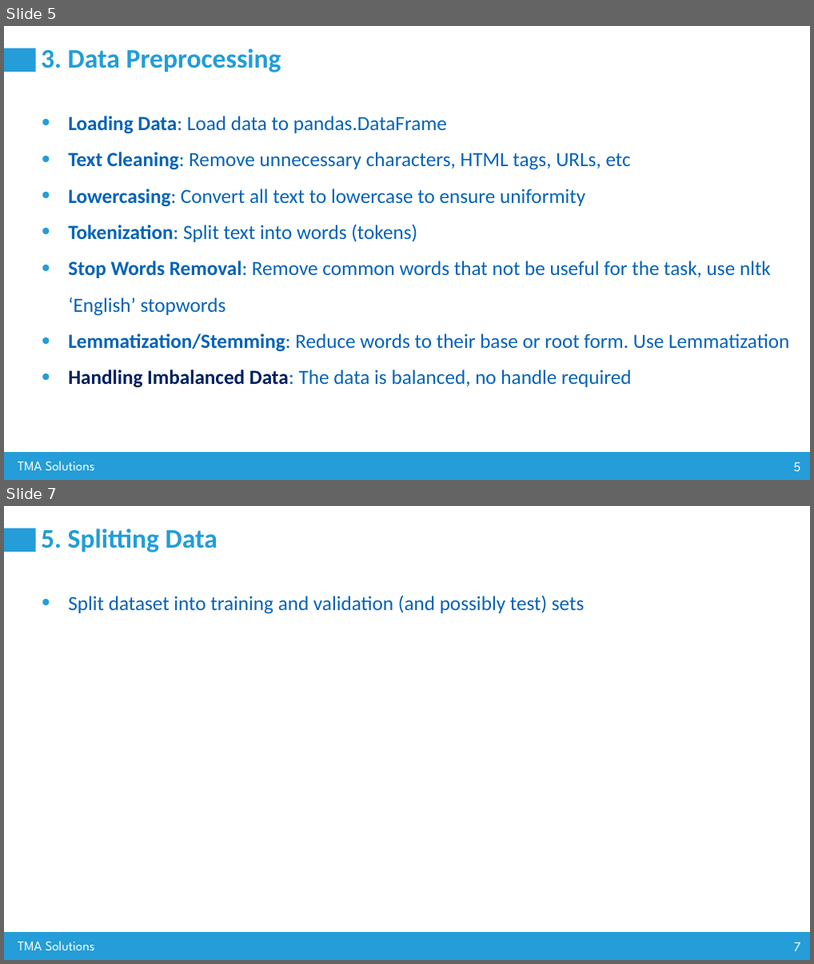
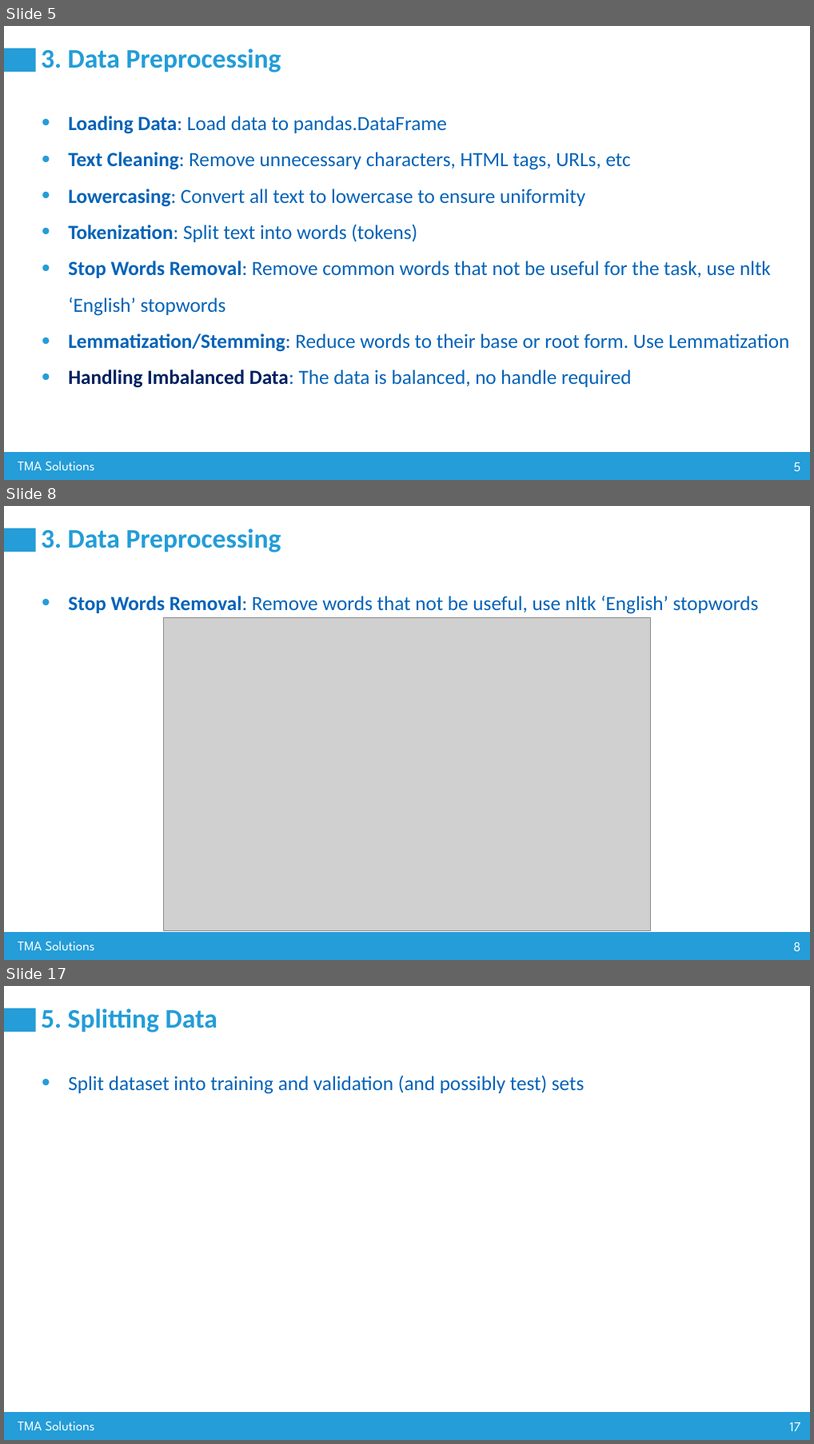
Before and after one commit to nguyenvanhuy0612/DL-1, a slide deck: Workshop-3_AI Advance Training_Group 80.pptx. Shown one above the other, each under a label of ours: slides 5 and 7 before the commit, slides 5, 8 and 17 after it; the slides between them are not shown. The pictures are 814x964 and 814x1444 pixels, drawn with LibreOffice and Linux fonts; fonts in the diff are those of the drawing; grey boxes stand for pictures. Boxes give left, top, right and bottom in pixels: in the first picture for what was removed or moved away, otherwise in the second. Text is boxed around its words. In the diff, an @@ line names an element or a change of style, - is before the commit and + after.

```diff
--- a/Workshop-3_AI Advance Training_Group 80.pptx
+++ b/Workshop-3_AI Advance Training_Group 80.pptx
@@ slide 8 added at (x1=4, y1=506, x2=810, y2=960), background #FFFFFF; not listed: 4 template elements that a slide beside it also shows @@
@@ title added at (x1=41, y1=528, x2=282, y2=552), 32 pt, text #229DD8, bold @@
+3. Data Preprocessing
@@ text added at (x1=68, y1=596, x2=759, y2=614), 24 pt, text #0563B8 @@
+• Stop Words Removal: Remove words that not be useful, use nltk ‘English’ stopwords
@@ picture added at (x1=164, y1=618, x2=650, y2=932) @@
@@ what was slide 7 is now slide 17 @@
@@ page number at (x1=790, y1=1422, x2=802, y2=1431): text changed @@
-7
+17
```
Also in this commit, not shown: 6 slides changed, 12 other slides added, 5 other files.
